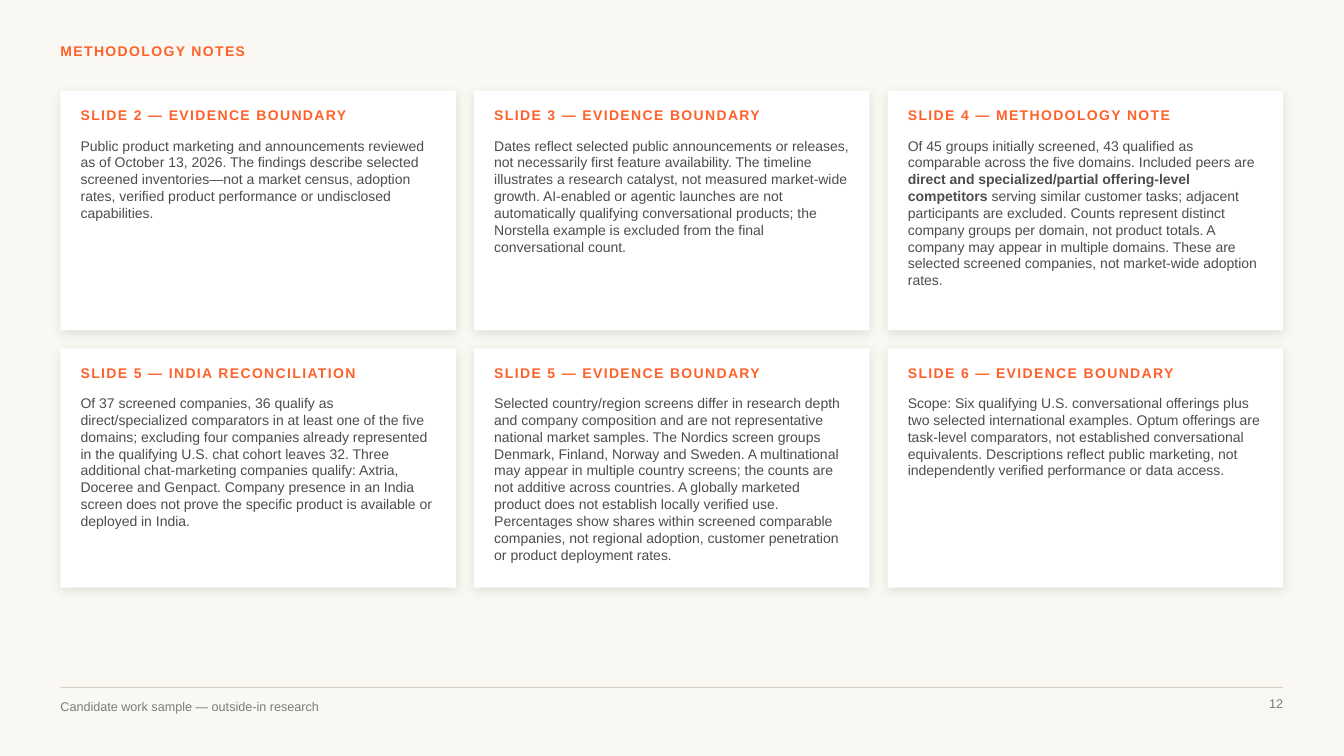
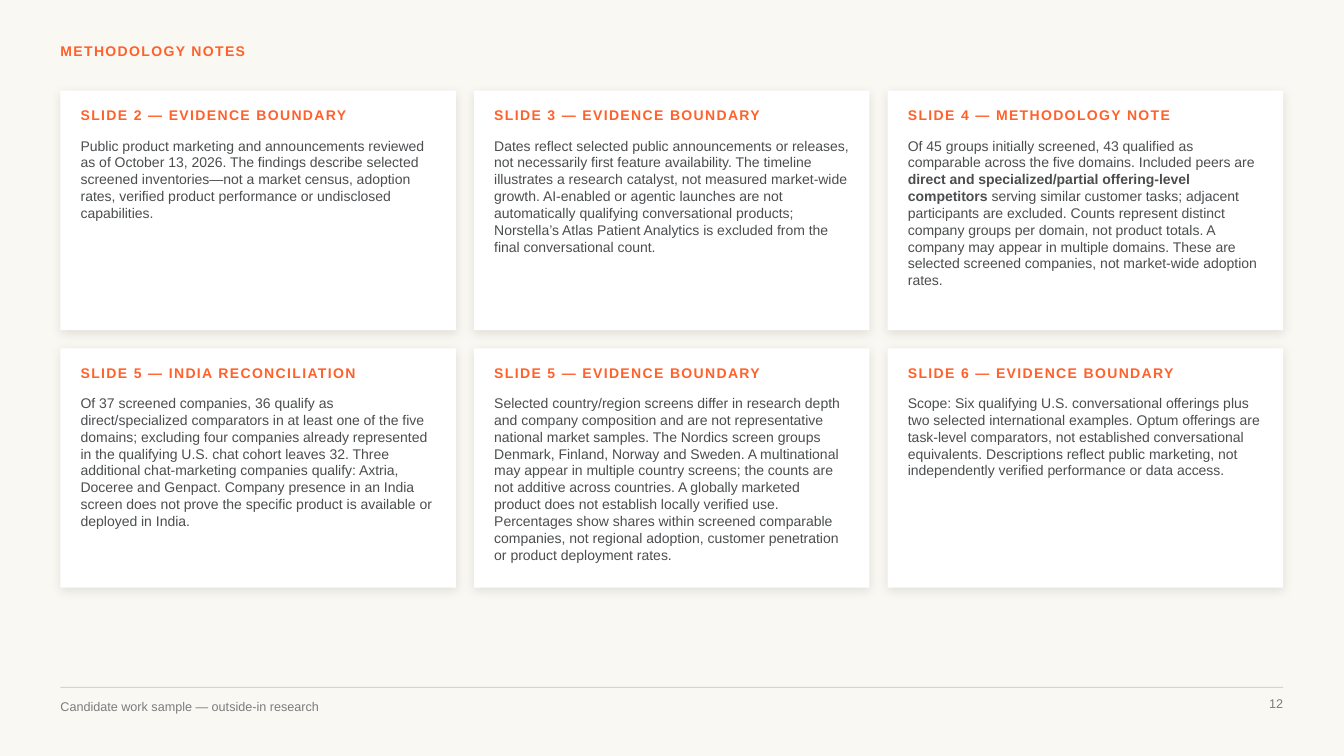
Before and after one commit to marinojt/test, a slide deck: slide 12 of deck/Optum-LS-Conversational-AI-sourced.pptx. Drawn at 1344x756 pixels with LibreOffice and Linux fonts; fonts in the diff are those of the drawing. Boxes give left, top, right and bottom in pixels: in the first picture for what was removed or moved away, otherwise in the second. Text is boxed around its words. In the diff, an @@ line names an element or a change of style, - is before the commit and + after.

```diff
--- a/deck/Optum-LS-Conversational-AI-sourced.pptx
+++ b/deck/Optum-LS-Conversational-AI-sourced.pptx
@@ text at <box>494,141,849,252</box>: text changed @@
-Dates reflect selected public announcements or releases, not necessarily first feature availability. The timeline illustrates a research catalyst, not measured market-wide growth. AI-enabled or agentic launches are not automatically qualifying conversational products; the Norstella example is excluded from the final conversational count.
+Dates reflect selected public announcements or releases, not necessarily first feature availability. The timeline illustrates a research catalyst, not measured market-wide growth. AI-enabled or agentic launches are not automatically qualifying conversational products; Norstella’s Atlas Patient Analytics is excluded from the final conversational count.
```
Also in this commit, not shown: 3 other slides changed, 5 other files.
